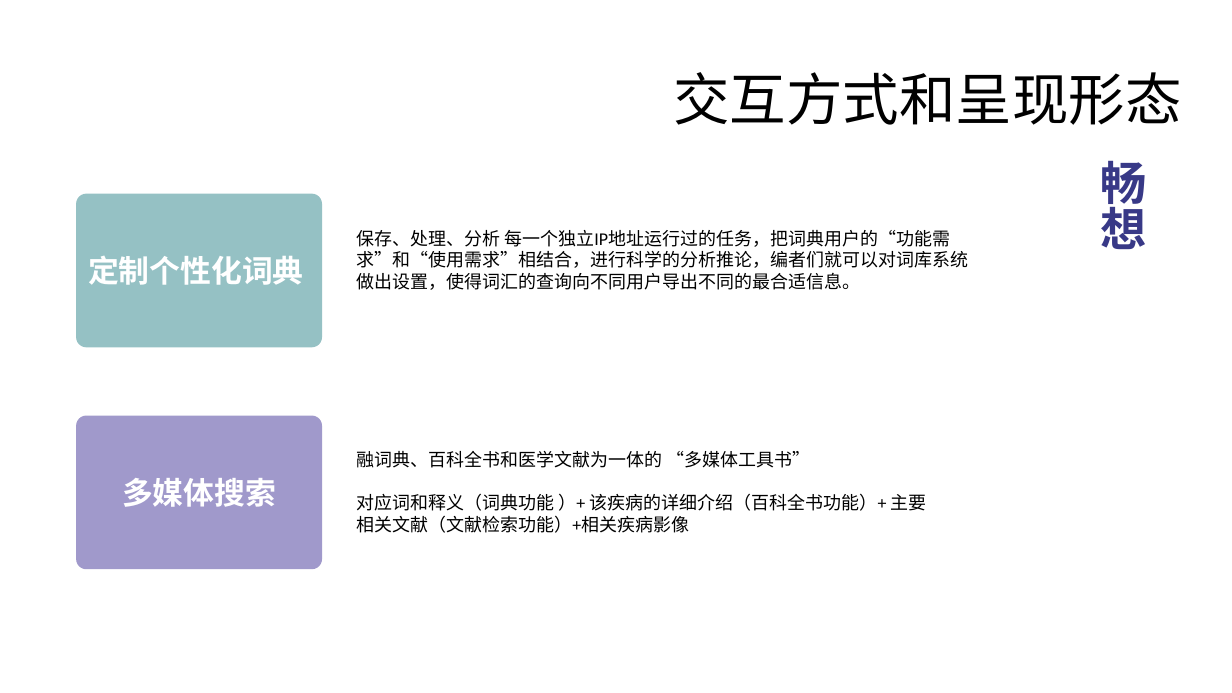
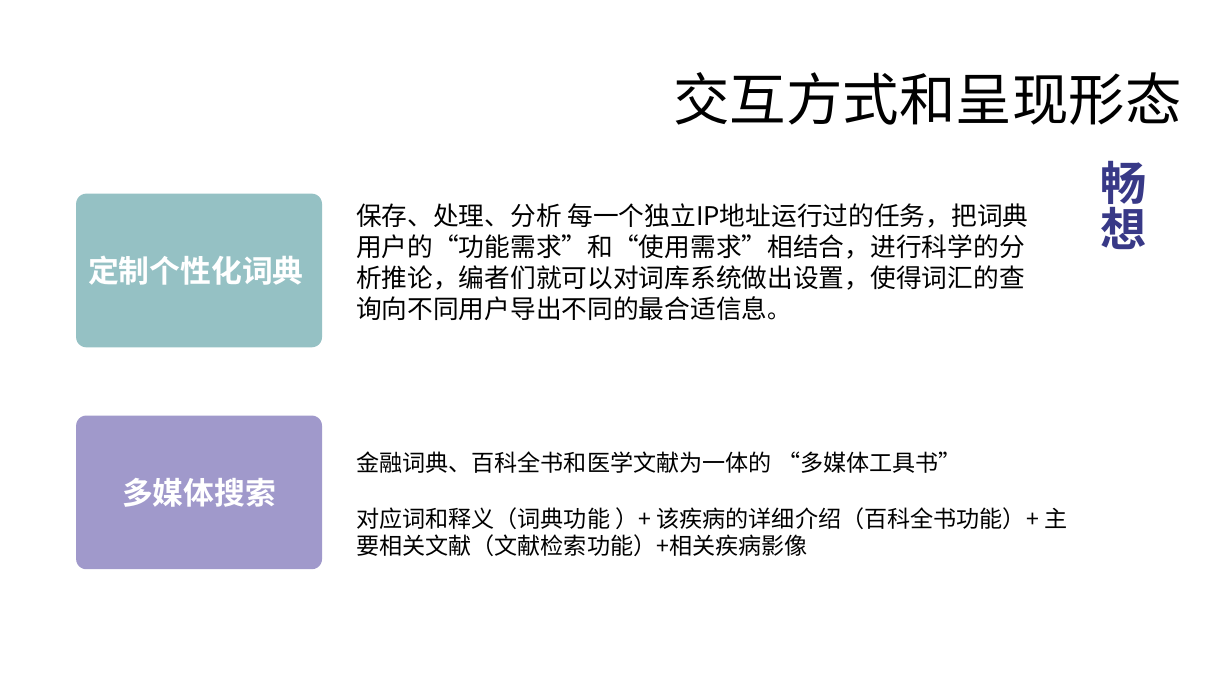
Before and after one commit to peijiawen98/TLK_1107, a slide deck: slide 26 of 电子词典需求分析.pptx (slide 25 before the commit). Drawn at 1232x693 pixels with LibreOffice and Linux fonts; fonts in the diff are those of the drawing. Boxes give left, top, right and bottom in pixels: in the first picture for what was removed or moved away, otherwise in the second. Text is boxed around its words. In the diff, an @@ line names an element or a change of style, - is before the commit and + after.

```diff
--- a/电子词典需求分析.pptx
+++ b/电子词典需求分析.pptx
@@ text "保存、处理、分析 每一个独立IP地址运行过的任务，把词典用户的“功能需求”和“使用需求”相结合，进行科学的分析推论，编者 ..." moved from (x1=356, y1=230, x2=969, y2=290) to (x1=356, y1=203, x2=1029, y2=320) @@
@@ text "保存、处理、分析 每一个独立IP地址运行过的任务，把词典用户的“功能需求”和“使用需求”相结合，进行科学的分析推论，编者 ..." at (x1=356, y1=203, x2=1029, y2=320): size 14 to 20 pt, font Calibri to Noto Sans CJK SC; size 14 to 18 pt in "每一个独立IP地址运行过的任务，把词典用户的“功能需求”和“使用需求”相结合，进行科学的分析推论，编者们就可以对词库系统 ..." @@
@@ text at (x1=356, y1=451, x2=962, y2=473): text changed; size 14 to 18 pt; font Calibri to Noto Sans CJK SC @@
-融词典、百科全书和医学文献为一体的 “多媒体工具书”
+金融词典、百科全书和医学文献为一体的 “多媒体工具书”
@@ text at (x1=356, y1=507, x2=1067, y2=556): size 14 to 18 pt, font Calibri to Noto Sans CJK SC in "对应词和释义（词典功能 ）+ 该疾病的详细介绍（百科全书功能）+ 主要相关文献（文献检索功能）+相关疾病影像" @@
```
Also in this commit, not shown: 12 other slides changed, 4 slides added, 20 slides removed.
